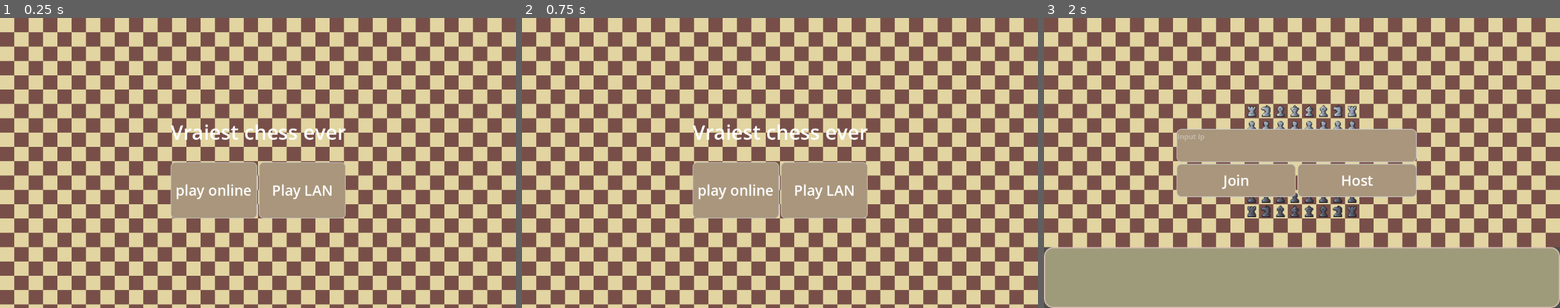
Above: before the commit, frames 1-3 (left to right).
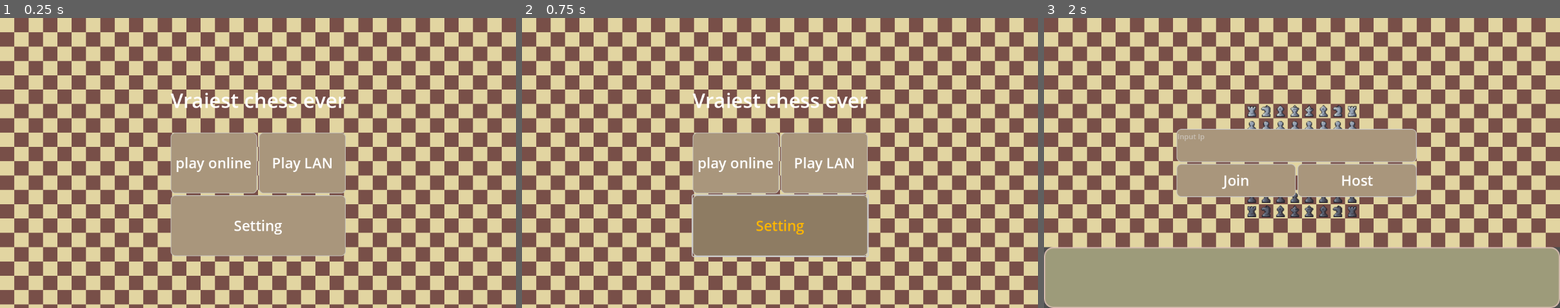
Above: after the commit, the same moments.

Repository: sentinelle28/Chess_P2P
Game: Godot game, scene res://scene/main/main_menu.tscn
Same seed, same stepped clock (60 frames per second), same inputs: the game is played once before the commit and once after it.
Inputs (mouse positions are in pixels of both pictures, inside the frame that each line leads up to):
- Up to frame 1 (0.25 s): no input
- Up to frame 2 (0.75 s): click (780, 226) at 0.5 s, where only the run after the commit has a clickable "Setting"
- Up to frame 3 (2 s): click "play online" at 1.25 s

The runs differ from the first frame. In frame 1, 9.8% of the frame differs, in the area x 33-67%, y 25-83%; in frame 2, 12%, in the area x 32-68%, y 25-83%; in frame 3, nothing differs.

Commit message:
Added main music to game

Diff:
--- a/autoload/Setting/Settings.gd
+++ b/autoload/Setting/Settings.gd
@@ -1,2 +1,4 @@
 extends Node
 var is_lan_mode:bool = true
+
+var volume:float = -80 # 0 to -80
--- /dev/null
+++ b/autoload/stocker/SoundManager.tscn
@@ -0,0 +1,11 @@
+[gd_scene load_steps=3 format=3 uid="uid://ghna3yk7xeel"]
+
+[ext_resource type="AudioStream" uid="uid://dx05vkf8lpg0p" path="res://asset/audio/music/loopmusic.ogg" id="1_jsm5y"]
+[ext_resource type="Script" uid="uid://cnnhkc4p2wfsg" path="res://autoload/stocker/sound_manager.gd" id="2_65cx2"]
+
+[node name="SoundManager" type="AudioStreamPlayer"]
+stream = ExtResource("1_jsm5y")
+autoplay = true
+script = ExtResource("2_65cx2")
+
+[connection signal="finished" from="." to="." method="_on_finished"]
--- /dev/null
+++ b/autoload/stocker/sound_manager.gd
@@ -0,0 +1,11 @@
+extends AudioStreamPlayer
+
+func _ready() -> void:
+	_set_sound_level()
+
+func _set_sound_level()->void:
+	volume_db = GameSettings.volume
+
+
+func _on_finished() -> void:
+	play()
--- a/project.godot
+++ b/project.godot
@@ -23,6 +23,7 @@
 CardLib="*res://autoload/ref/Card_lib/CardLib.gd"
 GameSettings="*res://autoload/Setting/Settings.gd"
 SummonCardLib="*res://autoload/ref/Card_lib/SummonCardLib.gd"
+SoundManager="*res://autoload/stocker/SoundManager.tscn"
 
 [display]
 
--- a/scene/main/main_menu.tscn
+++ b/scene/main/main_menu.tscn
@@ -32,10 +32,10 @@
 anchor_top = 0.5
 anchor_right = 0.5
 anchor_bottom = 0.5
-offset_left = -192.0
-offset_top = -132.0
-offset_right = 192.0
-offset_bottom = 124.0
+offset_left = -195.5
+offset_top = -208.0
+offset_right = 195.5
+offset_bottom = 208.0
 grow_horizontal = 2
 grow_vertical = 2
 
@@ -63,5 +63,11 @@
 theme = ExtResource("3_j5kbh")
 text = "Play LAN"
 
+[node name="Setting_button" type="Button" parent="CanvasLayer/Control"]
+layout_mode = 2
+size_flags_vertical = 3
+theme = ExtResource("3_j5kbh")
+text = "Setting"
+
 [connection signal="pressed" from="CanvasLayer/Control/HBoxContainer/Play_online" to="." method="_on_button_pressed"]
 [connection signal="pressed" from="CanvasLayer/Control/HBoxContainer/Play_lan" to="." method="_on_play_lan_pressed"]
Not shown, added: asset/audio/music/loopmusic.ogg.import
Not shown, added: autoload/stocker/sound_manager.gd.uid
Not shown, added: asset/audio/music/loopmusic.ogg
